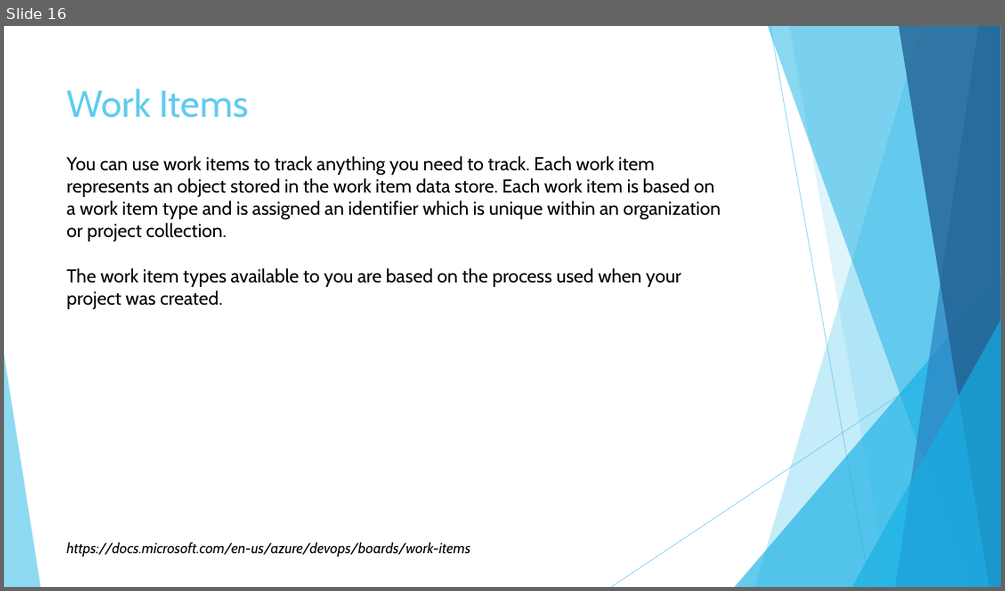
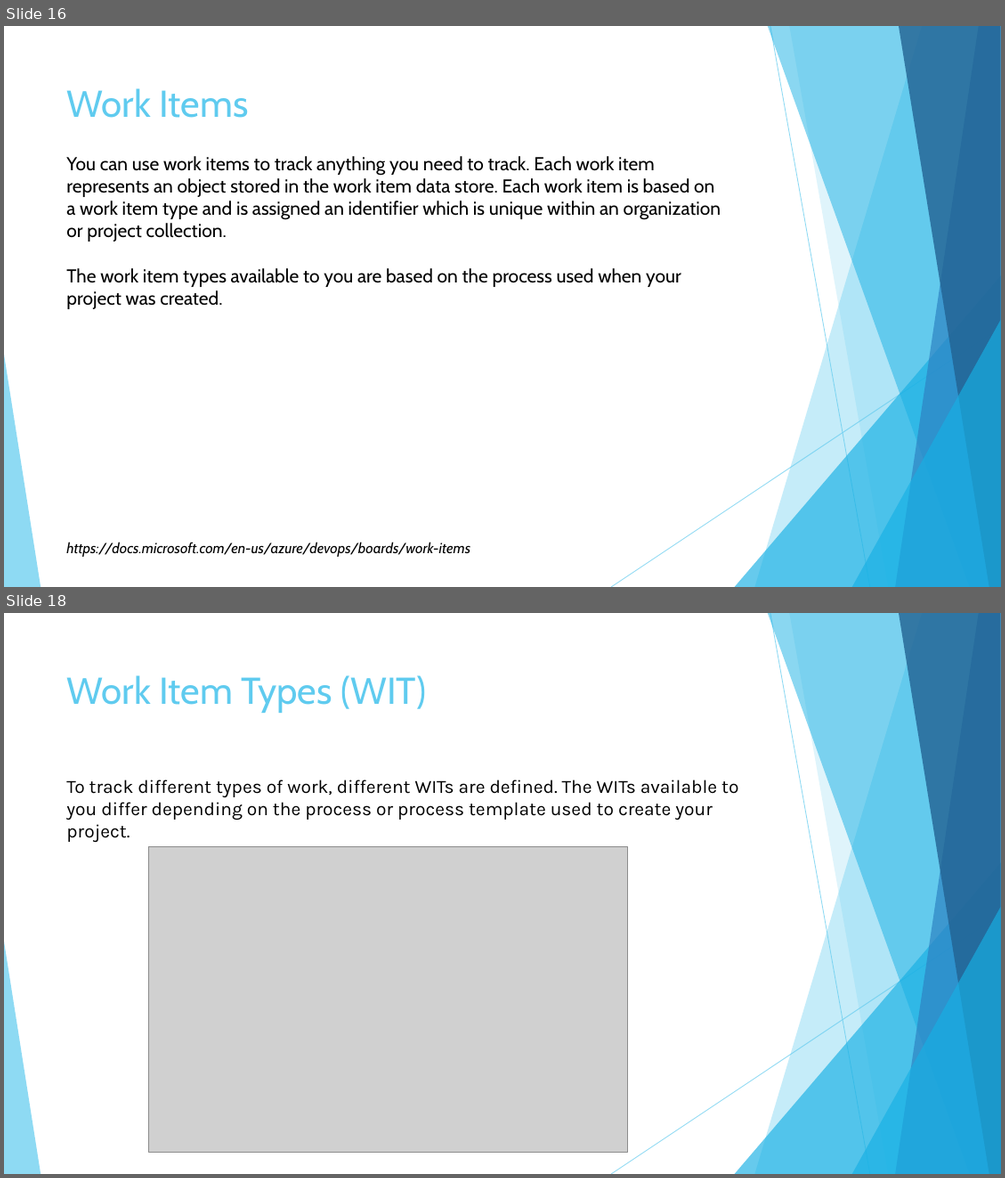
Before and after one commit to KarolinaUr/ProjSystBI, a slide deck: P01_AzureDevOps/ProjP1_02_AzureDevOpsBoards.pptx. Shown one above the other, each under a label of ours: slide 16 before the commit, slides 16 and 18 after it; the slides between them are not shown. The pictures are 1005x591 and 1005x1178 pixels, drawn with LibreOffice and Linux fonts; fonts in the diff are those of the drawing; grey boxes stand for pictures. Boxes give left, top, right and bottom in pixels: in the first picture for what was removed or moved away, otherwise in the second. Text is boxed around its words. In the diff, an @@ line names an element or a change of style, - is before the commit and + after.

```diff
--- a/P01_AzureDevOps/ProjP1_02_AzureDevOpsBoards.pptx
+++ b/P01_AzureDevOps/ProjP1_02_AzureDevOpsBoards.pptx
@@ slide 18 added at box(4, 613, 1001, 1174), background #FFFFFF; not listed: 10 template elements that a slide beside it also shows @@
@@ title added at box(67, 675, 426, 713), 36 pt, text #5FCBEF @@
+Work Item Types (WIT)
@@ text added at box(66, 779, 738, 842), 18 pt, text #000000 @@
+To track different types of work, different WITs are defined. The WITs available to you differ depending on the process or process template used to create your project.
@@ picture added at box(149, 846, 628, 1152) @@
```
Also in this commit, not shown: 6 slides changed, 8 other slides added, 2 slides removed.
